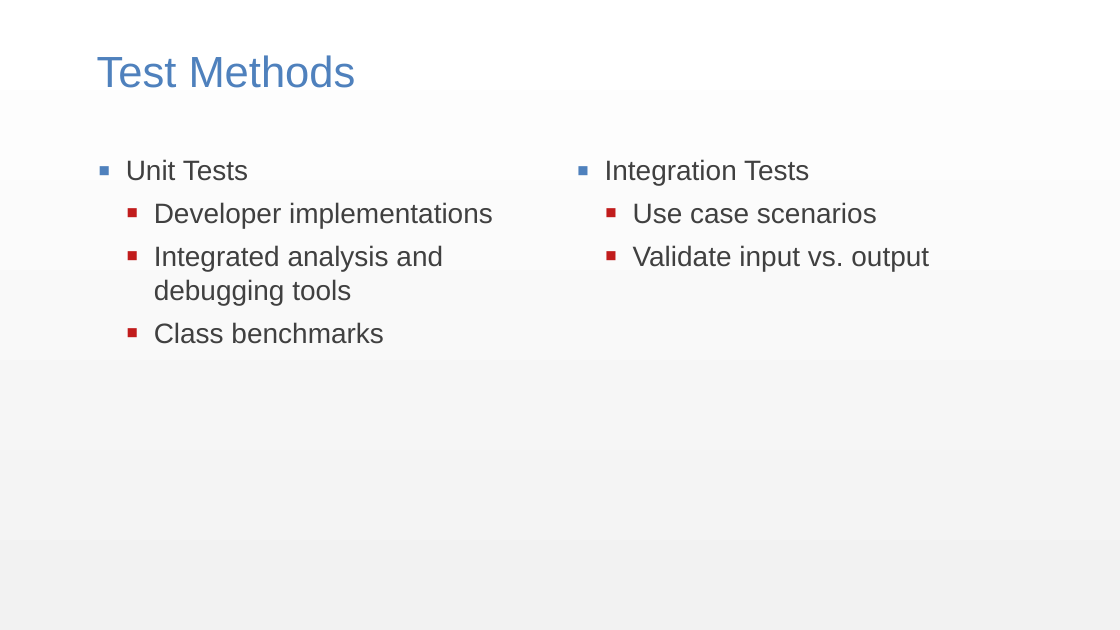
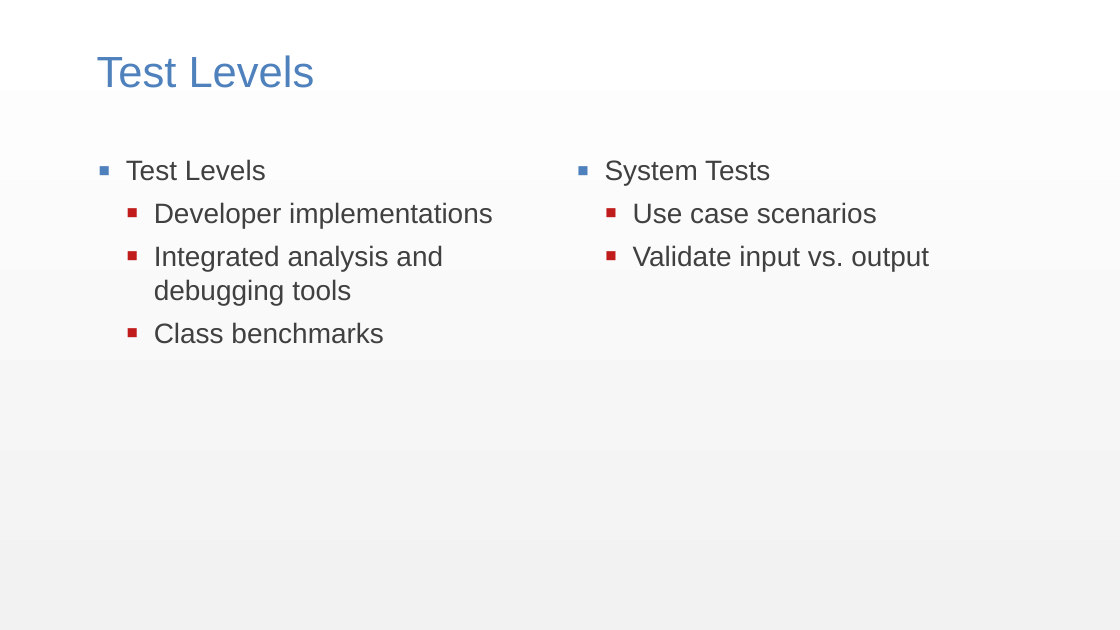
Before and after one commit to aarondancer/4Stones, a slide deck: slide 13 of Documents/4stones Presentation 2.pptx. Drawn at 1120x630 pixels with LibreOffice and Linux fonts; fonts in the diff are those of the drawing; background and template pictures are left out. Boxes give left, top, right and bottom in pixels: in the first picture for what was removed or moved away, otherwise in the second. Text is boxed around its words. In the diff, an @@ line names an element or a change of style, - is before the commit and + after.

```diff
--- a/Documents/4stones Presentation 2.pptx
+++ b/Documents/4stones Presentation 2.pptx
@@ title at <box>97,55,315,88</box>: text changed @@
-Test Methods
+Test Levels
@@ text at <box>126,159,266,181</box>: text changed @@
-▪ Unit Tests
+▪ Test Levels
@@ text at <box>605,160,770,185</box>: text changed @@
-▪ Integration Tests
+▪ System Tests
```
Also in this commit, not shown: 1 other slide changed.
